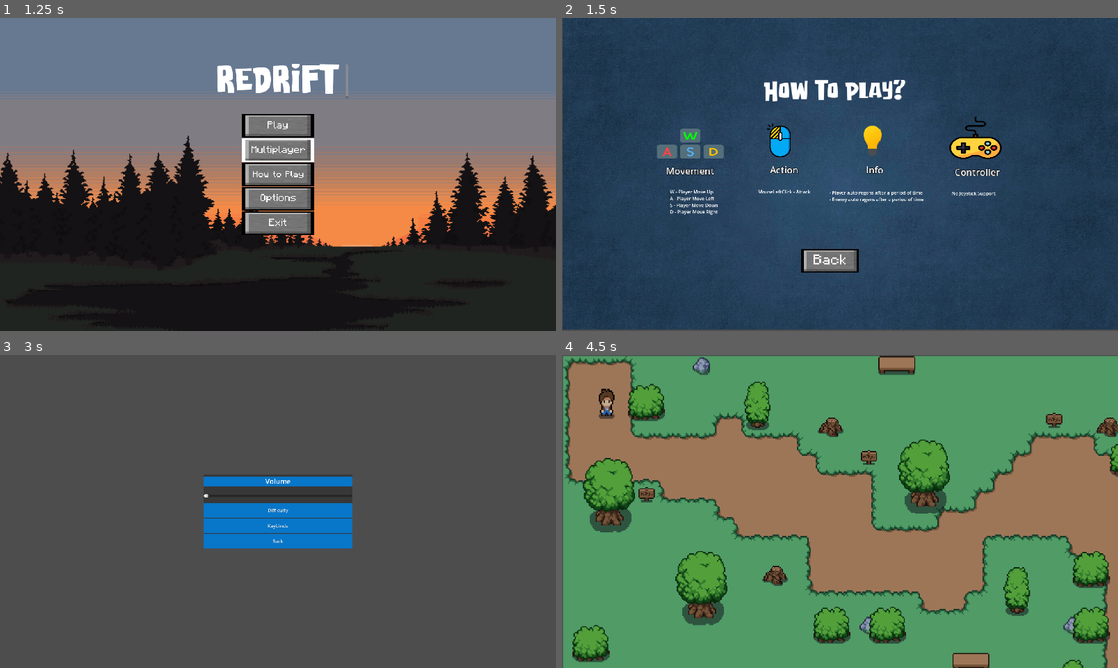
Above: before the commit, frames 1-4 (two rows, left to right).
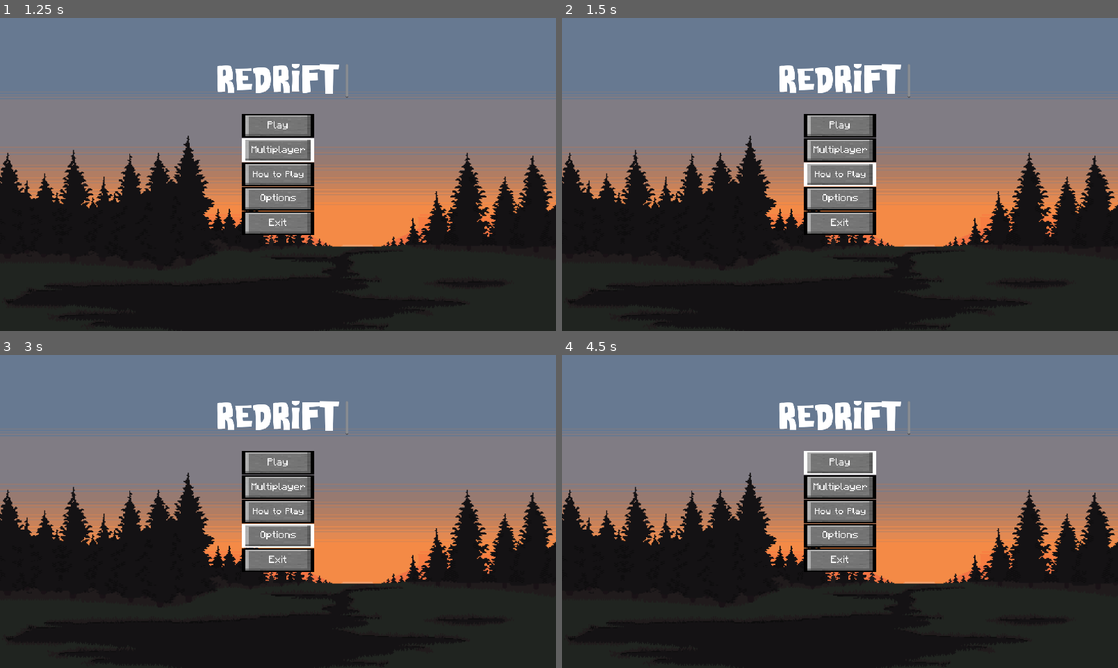
Above: after the commit, the same moments.

Repository: bigyanadk07/reDrift
Game: Godot game, scene res://scenes/MainMenu.tscn
Two runs of this game, one before a commit and one after it. Both use one fixed random seed, a clock stepped at 60 frames per second and the inputs below.
Inputs:
- Up to frame 1 (1.25 s): click "Multiplayer" at 0.5 s
- Up to frame 2 (1.5 s): click "How to Play" at 1.25 s
- Up to frame 3 (3 s): click "Back" at 2 s; click "Options" at 2.75 s
- Up to frame 4 (4.5 s): click "Back" at 3.5 s; click "Play" at 4.25 s

Frame 1 is identical in both runs. In frame 2, 100% of the frame differs, in the area x 0-100%, y 0-100%; in frame 3, 100%; in frame 4, 98%.

Commit message:
Added Butotn click sounds in the Main Menu

Diff:
--- a/scenes/MainMenu.tscn
+++ b/scenes/MainMenu.tscn
@@ -6,6 +6,7 @@
 [ext_resource type="FontFile" uid="uid://ck3wp7rovlfbl" path="res://Other Assets/Fonts/Attack Of Monster.ttf" id="2_jtl2m"]
 [ext_resource type="Texture2D" uid="uid://dba0v2ok05cg" path="res://Other Assets/Button/button_hover.png" id="3_3uk1w"]
 [ext_resource type="FontFile" uid="uid://nbymtktk5hc" path="res://Other Assets/Fonts/1_Minecraft-Regular.otf" id="4_fivi4"]
+[ext_resource type="AudioStream" uid="uid://d2y7ewpximfpi" path="res://Other Assets/Button/button_click.wav" id="7_bolgx"]
 
 [node name="Menu" type="Control"]
 layout_mode = 3
@@ -157,6 +158,9 @@
 horizontal_alignment = 1
 vertical_alignment = 1
 
+[node name="ButtonClickSound" type="AudioStreamPlayer2D" parent="."]
+stream = ExtResource("7_bolgx")
+
 [connection signal="pressed" from="VBoxContainer/Play" to="." method="_on_play_pressed"]
 [connection signal="pressed" from="VBoxContainer/Multiplayer" to="." method="_on_multiplayer_pressed"]
 [connection signal="pressed" from="VBoxContainer/How to" to="." method="_on_how_to_pressed"]
--- a/scenes/scripts/Menu.gd
+++ b/scenes/scripts/Menu.gd
@@ -3,20 +3,31 @@
 
 
 func _on_play_pressed():
+	$ButtonClickSound.play()
+	await get_tree().create_timer(0.2).timeout
 	get_tree().change_scene_to_file("res://scenes/world.tscn")
 
 
 func _on_multiplayer_pressed():
-	pass # Replace with function body.
+	$ButtonClickSound.play()
+	await get_tree().create_timer(0.2).timeout
 
 
 func _on_options_pressed():
+	$ButtonClickSound.play()
+	await get_tree().create_timer(0.2).timeout
 	get_tree().change_scene_to_file("res://scenes/option_menu.tscn")
 
 
+
 func _on_exit_pressed():
+	$ButtonClickSound.play()
+	await get_tree().create_timer(0.2).timeout
 	get_tree().quit()
 
 
+
 func _on_how_to_pressed():
+	$ButtonClickSound.play()
+	await get_tree().create_timer(0.2).timeout
 	get_tree().change_scene_to_file("res://scenes/Howto.tscn")
--- a/scenes/scripts/player.gd
+++ b/scenes/scripts/player.gd
@@ -1,6 +1,6 @@
 extends CharacterBody2D
 
-const speed = 6000
+const speed = 100
 
 var enemy_inattack_range = false
 var enemy_attack_cooldown = true
@@ -42,7 +42,7 @@
 		var input_vector = Vector2(
 			Input.get_action_raw_strength("move_right")-Input.get_action_raw_strength("move_left"),
 			Input.get_action_raw_strength("move_down")-Input.get_action_raw_strength("move_up"))
-		self.velocity= input_vector*delta*speed
+		self.velocity= input_vector*speed
 		if input_vector==Vector2.ZERO:
 			anim_tree.get("parameters/playback").travel("idle")
 		else:
@@ -53,42 +53,42 @@
 
 		move_and_slide()
 
-#func play_anim(movement):
-	#var dir = current_dir
-	#var anim = $AnimatedSprite2D
-	#
-	#if dir == "right":
-		#anim.flip_h = false
-		#if movement == 1:
-			#anim.play("side_walk")
-		#elif movement == 0:
-			#if attack_ip == false:
-				#anim.play("side_idle")
-			#
-	#if dir == "left":
-		#anim.flip_h = true
-		#if movement == 1:
-			#anim.play("side_walk")
-		#elif movement == 0:
-			#if attack_ip == false:
-				#anim.play("side_idle")
-			#
-	#if dir == "down":
-		#anim.flip_h = true
-		#if movement == 1:
-			#anim.play("front_walk")
-		#elif movement == 0:
-			#if attack_ip == false:
-				#anim.play("front_idle")
-			#
-	#if dir == "up":
-		#anim.flip_h = true
-		#if movement == 1:
-			#anim.play("back_walk")
-		#elif movement == 0:
-			#if attack_ip == false:
-				#anim.play("back_idle")
-				#
+func play_anim(movement):
+	var dir = current_dir
+	var anim = $AnimatedSprite2D
+
+	if dir == "right":
+		anim.flip_h = false
+		if movement == 1:
+			anim.play("side_walk")
+		elif movement == 0:
+			if attack_ip == false:
+				anim.play("side_idle")
+
+	if dir == "left":
+		anim.flip_h = true
+		if movement == 1:
+			anim.play("side_walk")
+		elif movement == 0:
+			if attack_ip == false:
+				anim.play("side_idle")
+
+	if dir == "down":
+		anim.flip_h = true
+		if movement == 1:
+			anim.play("front_walk")
+		elif movement == 0:
+			if attack_ip == false:
+				anim.play("front_idle")
+
+	if dir == "up":
+		anim.flip_h = true
+		if movement == 1:
+			anim.play("back_walk")
+		elif movement == 0:
+			if attack_ip == false:
+				anim.play("back_idle")
+
 
 func player():
 	pass
@@ -111,25 +111,25 @@
 		print(health)
 
 
-#func attack():
-	#var dir = current_dir
-	#if Input.is_action_just_pressed("attack"):
-		#global.player_current_attack = true
-		#attack_ip = true
-		#if dir == "right":
-			#$AnimatedSprite2D.flip_h = false
-			#$AnimatedSprite2D.play("side_attack")
-			#$deal_attack_timer.start()
-		#if dir == "left":
-			#$AnimatedSprite2D.flip_h = true
-			#$AnimatedSprite2D.play("side_attack")
-			#$deal_attack_timer.start()
-		#if dir == "down":
-			#$AnimatedSprite2D.play("front_attack")
-			#$deal_attack_timer.start()
-		#if dir == "up":
-			#$AnimatedSprite2D.play("back_attack")
-			#$deal_attack_timer.start()
+func attack():
+	var dir = current_dir
+	if Input.is_action_just_pressed("attack"):
+		global.player_current_attack = true
+		attack_ip = true
+		if dir == "right":
+			$AnimatedSprite2D.flip_h = false
+			$AnimatedSprite2D.play("side_attack")
+			$deal_attack_timer.start()
+		if dir == "left":
+			$AnimatedSprite2D.flip_h = true
+			$AnimatedSprite2D.play("side_attack")
+			$deal_attack_timer.start()
+		if dir == "down":
+			$AnimatedSprite2D.play("front_attack")
+			$deal_attack_timer.start()
+		if dir == "up":
+			$AnimatedSprite2D.play("back_attack")
+			$deal_attack_timer.start()
 
 func _on_attack_cooldown_timeout():
 	enemy_attack_cooldown = true
--- a/scenes/skele.tscn
+++ b/scenes/skele.tscn
@@ -558,7 +558,6 @@
 [node name="Area2D" type="Area2D" parent="."]
 
 [node name="CollisionShape2D" type="CollisionShape2D" parent="Area2D"]
-y_sort_enabled = true
 shape = SubResource("CircleShape2D_h5yte")
 
 [node name="Area2D2" type="Area2D" parent="."]
Not shown, added: Other Assets/Button/button_click.wav.import
Not shown: 1 places in scenes/MainMenu.tscn that only renumber resources
Not shown, added: Other Assets/Button/button_click.wav
